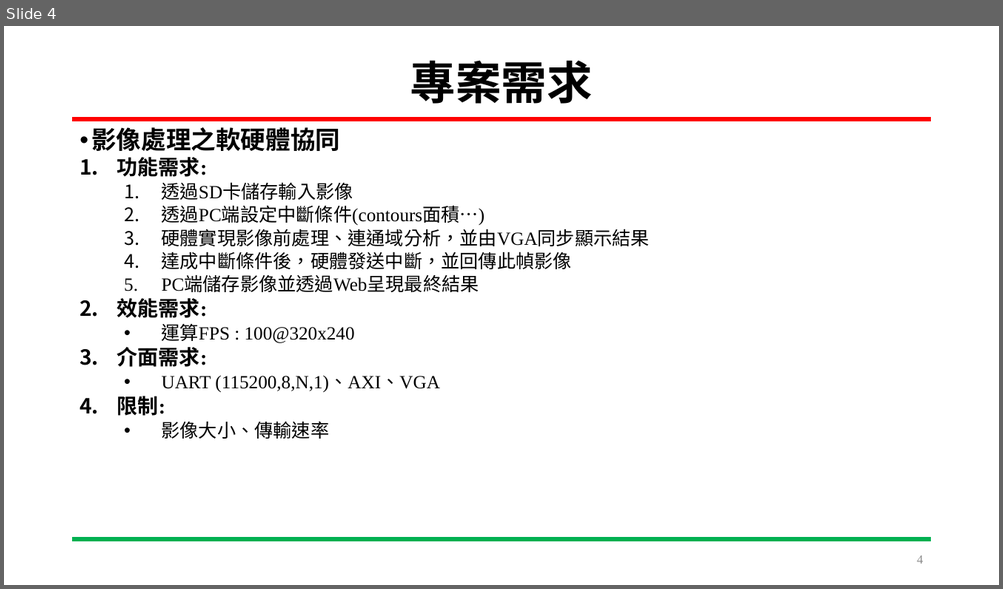
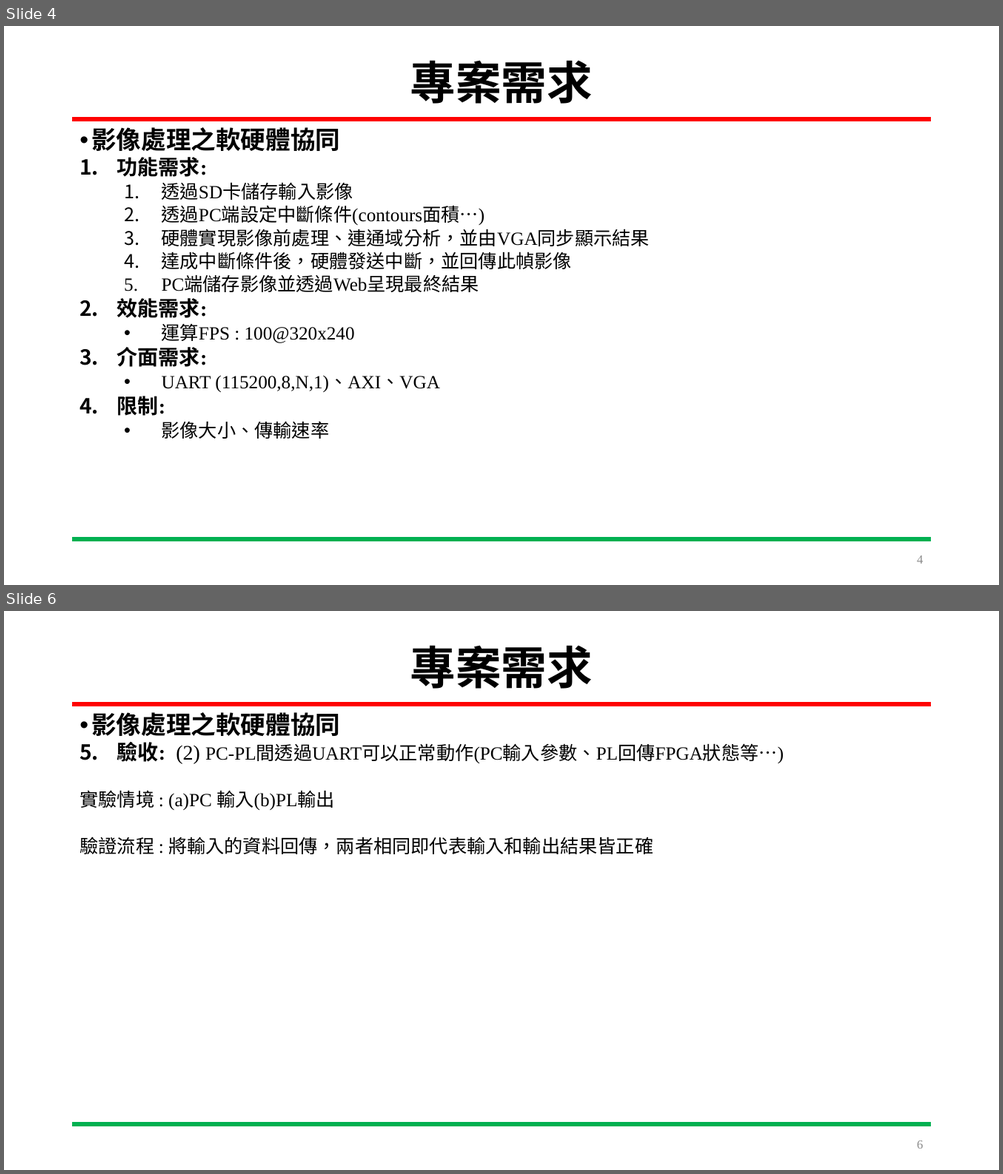
Before and after one commit to HOURFA/SoC_course, a slide deck: final_project/N03-DevelopmentLog/SoC_Final_project.pptx. Shown one above the other, each under a label of ours: slide 4 before the commit, slides 4 and 6 after it; the slides between them are not shown. The pictures are 1003x589 and 1003x1174 pixels, drawn with LibreOffice and Linux fonts; fonts in the diff are those of the drawing. Boxes give left, top, right and bottom in pixels: in the first picture for what was removed or moved away, otherwise in the second. Text is boxed around its words. In the diff, an @@ line names an element or a change of style, - is before the commit and + after.

Commit message:
11.30 (1)制定驗證方法 (2)新增架構、流程圖

```diff
--- a/final_project/N03-DevelopmentLog/SoC_Final_project.pptx
+++ b/final_project/N03-DevelopmentLog/SoC_Final_project.pptx
@@ slide 6 added at bbox=[4, 611, 999, 1170], background #FFFFFF; not listed: 2 template elements that a slide beside it also shows @@
@@ title added at bbox=[410, 645, 592, 689], 44 pt, text #000000, bold @@
+專案需求
@@ text added at bbox=[91, 712, 340, 736], 24 pt, text #000000, bold @@
+• 影像處理之軟硬體協同
@@ text added at bbox=[79, 742, 783, 854], 18 pt, text #000000 @@
+5. 驗收: (2) PC-PL間透過UART可以正常動作(PC輸入參數、PL回傳FPGA狀態等…)
+實驗情境 : (a)PC 輸入(b)PL輸出
+驗證流程 : 將輸入的資料回傳，兩者相同即代表輸入和輸出結果皆正確
@@ page number added at bbox=[916, 1141, 922, 1149], 12 pt, text #8C8C8C @@
+6
```
Also in this commit, not shown: 2 slides changed, 7 other slides added, 1 other file.
